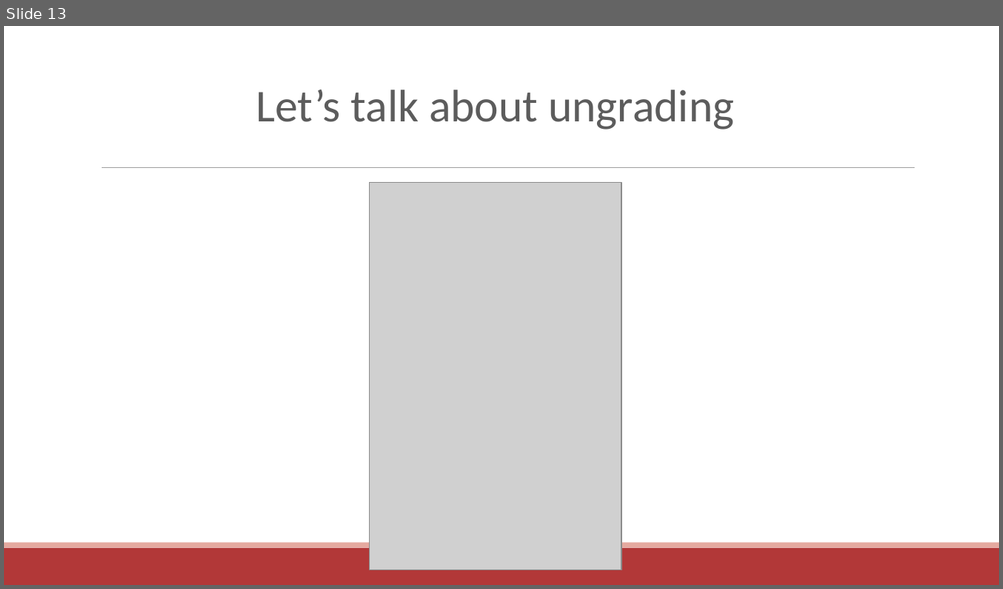
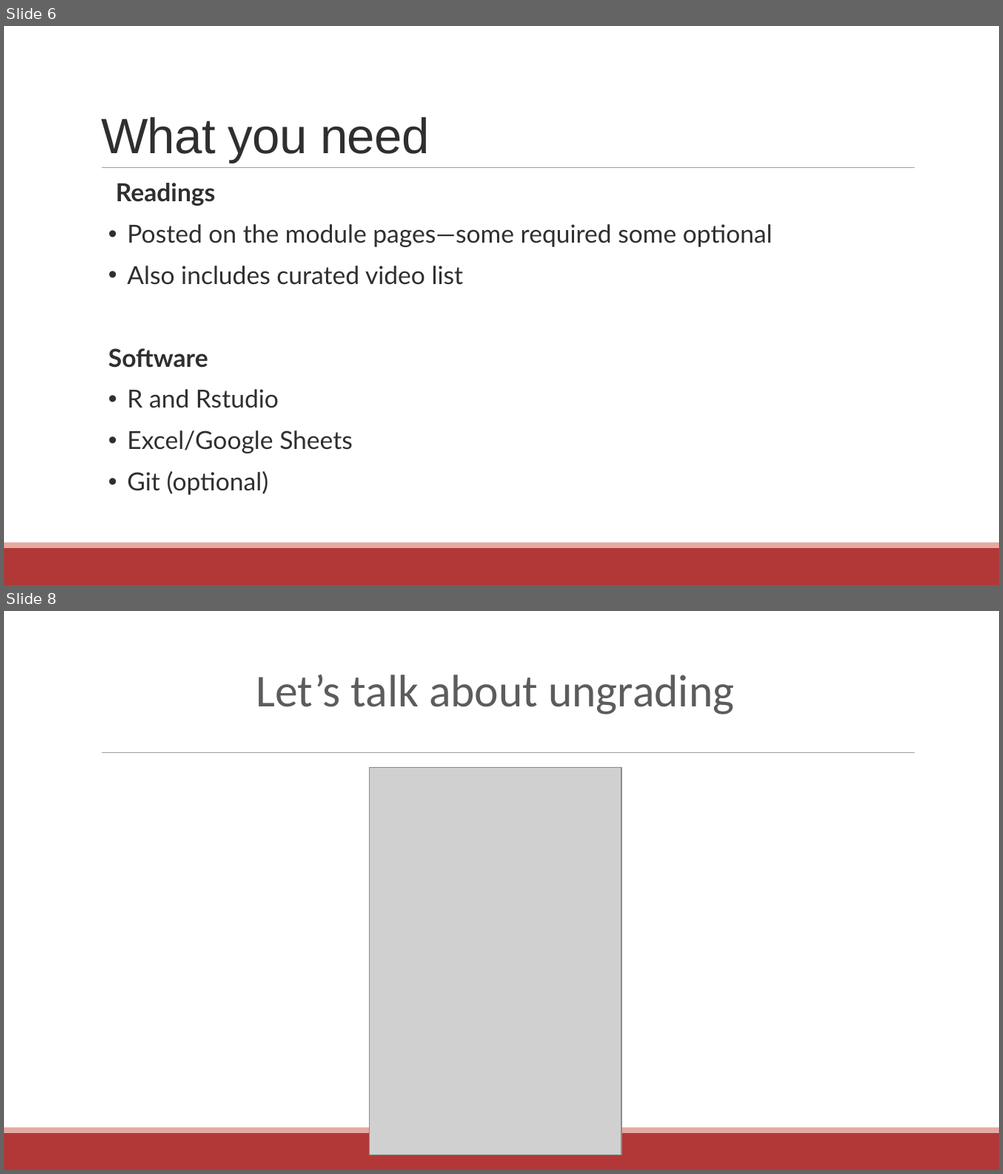
Before and after one commit to communitymaplab/geog4300_datascience, a slide deck: in_class_slides/geog4300_L01-Introductions.pptx. Shown one above the other, each under a label of ours: slide 13 before the commit, slides 6 and 8 after it; the slides between them are not shown. The pictures are 1003x589 and 1003x1174 pixels, drawn with LibreOffice and Linux fonts; fonts in the diff are those of the drawing; grey boxes stand for pictures. Boxes give left, top, right and bottom in pixels: in the first picture for what was removed or moved away, otherwise in the second. Text is boxed around its words. In the diff, an @@ line names an element or a change of style, - is before the commit and + after.

```diff
--- a/in_class_slides/geog4300_L01-Introductions.pptx
+++ b/in_class_slides/geog4300_L01-Introductions.pptx
@@ slide 6 added at <box>4,26,999,585</box>, background #FFFFFF; not listed: 3 template elements that a slide beside it also shows @@
@@ title added at <box>101,117,429,163</box>, 48 pt, text #2F2F2F @@
+What you need
@@ text added at <box>108,183,772,495</box>, 24 pt, text #2F2F2F @@
+  Readings
+• Posted on the module pages—some required some optional
+• Also includes curated video list
+Software
+• R and Rstudio
+• Excel/Google Sheets
+• Git (optional)
@@ what was slide 13 is now slide 8 @@
```
Also in this commit, not shown: 1 slide changed, 6 other slides added, 1 slide removed.
